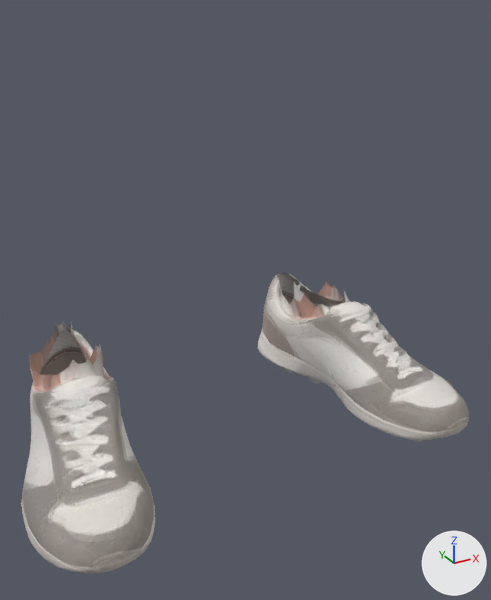
The glTF model public/assets/characters/wear/trainers.glb: old version first, new version second.
The view is the same before and after, from a 50 mm lens placed at (-0.331, -0.661, 0.44), pointed at (0.011, -0.039, 0.129). The lights are fixed; the arrows at lower right show +X, +Y and +Z. The older version comes first. Vertices at exactly the same position are counted once.

Names of what the first picture shows: 'wear'.
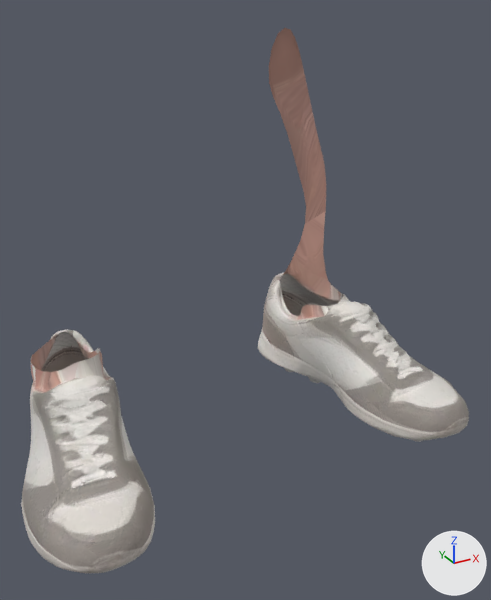
What the commit changed:
me_wear is used by ob_wear; location (0.0, 0.0, 0.0).
me_wear had 2739 vertices, 5401 faces and spanned x -0.265..0.277, y -0.19..0.157, z -0.072..0.089.
me_wear now has 2787 vertices, 5477 faces and spans x -0.265..0.277, y -0.19..0.157, z -0.072..0.408.
Part 1, on me_wear:
12 vertices are removed from x -0.175..-0.148, y 0.116..0.129, z 0.052..0.072.
37 faces are deleted.
22 vertices move from x -0.214..-0.133, y 0.017..0.106, z 0.027..0.076 to x -0.211..-0.134, y 0.019..0.108, z 0.04..0.069.
7 vertices are added at x -0.179..-0.147, y 0.111..0.128, z 0.045..0.057.
27 new faces join them.
Part 2, on me_wear:
22 vertices are removed from x 0.144..0.219, y 0.025..0.125, z 0.031..0.089.
66 faces are deleted.
15 vertices move from x 0.155..0.225, y 0.006..0.121, z 0.052..0.082 to x 0.155..0.223, y 0.009..0.121, z 0.052..0.074.
75 vertices are added at x 0.147..0.221, y 0.031..0.155, z 0.034..0.408.
152 new faces join them.
Other edits to the shape of me_wear do not show in these pictures.

Changed parts and their boxes (x1, y1, x2, y2) in the pictures (491 x 600 px; the box of a moved part takes in the faces that stretch with it):
'wear', reshaped (82% taller): before (21, 273, 469, 573); after (21, 28, 469, 574)
part 1 of me_wear, moved or reshaped: before (29, 322, 104, 389); after (31, 330, 104, 389)
part 2 of me_wear, built on: before (275, 277, 349, 320); after (269, 28, 349, 320)
